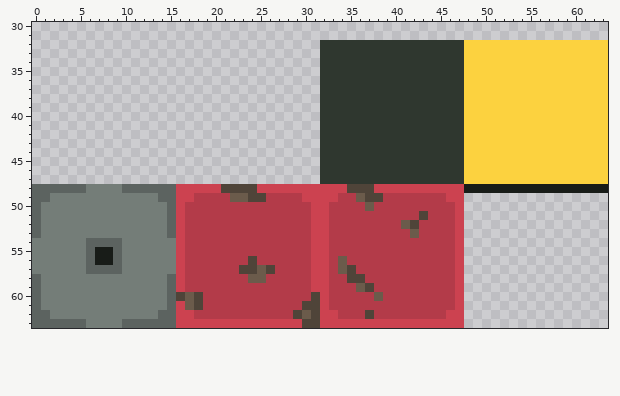
Edited in one commit: pixel-art file (Game Jam/Jame Gam 30/Aseprite Edit/Tiles.aseprite). Above, as it was before the edit.
64x64 pixels, 1 frame. Shown: x 0..63, y 30..63.
New version:
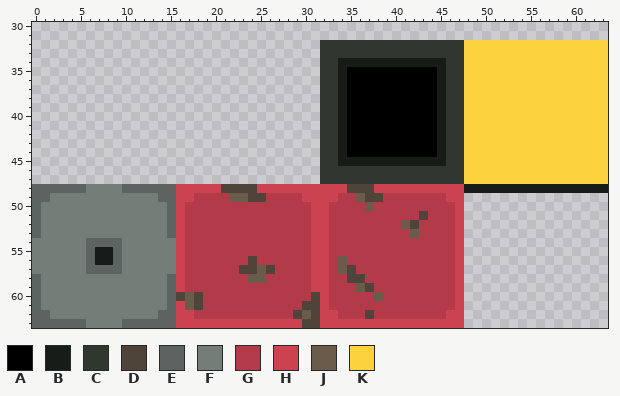
Palette (. is transparent): A #000000  B #181c18  C #2f372f  D #4f4439  E #5c6360  F #747d78  G #b33b49  H #cc4250  J #6b5b4b  K #fcd23f
The edit:
y 34: x 34..45 CCCCCCCCCCCC -> BBBBBBBBBBBB
y 35..44: x 34..45 CCCCCCCCCCCC -> BAAAAAAAAAAB
y 45: x 34..45 CCCCCCCCCCCC -> BBBBBBBBBBBB
